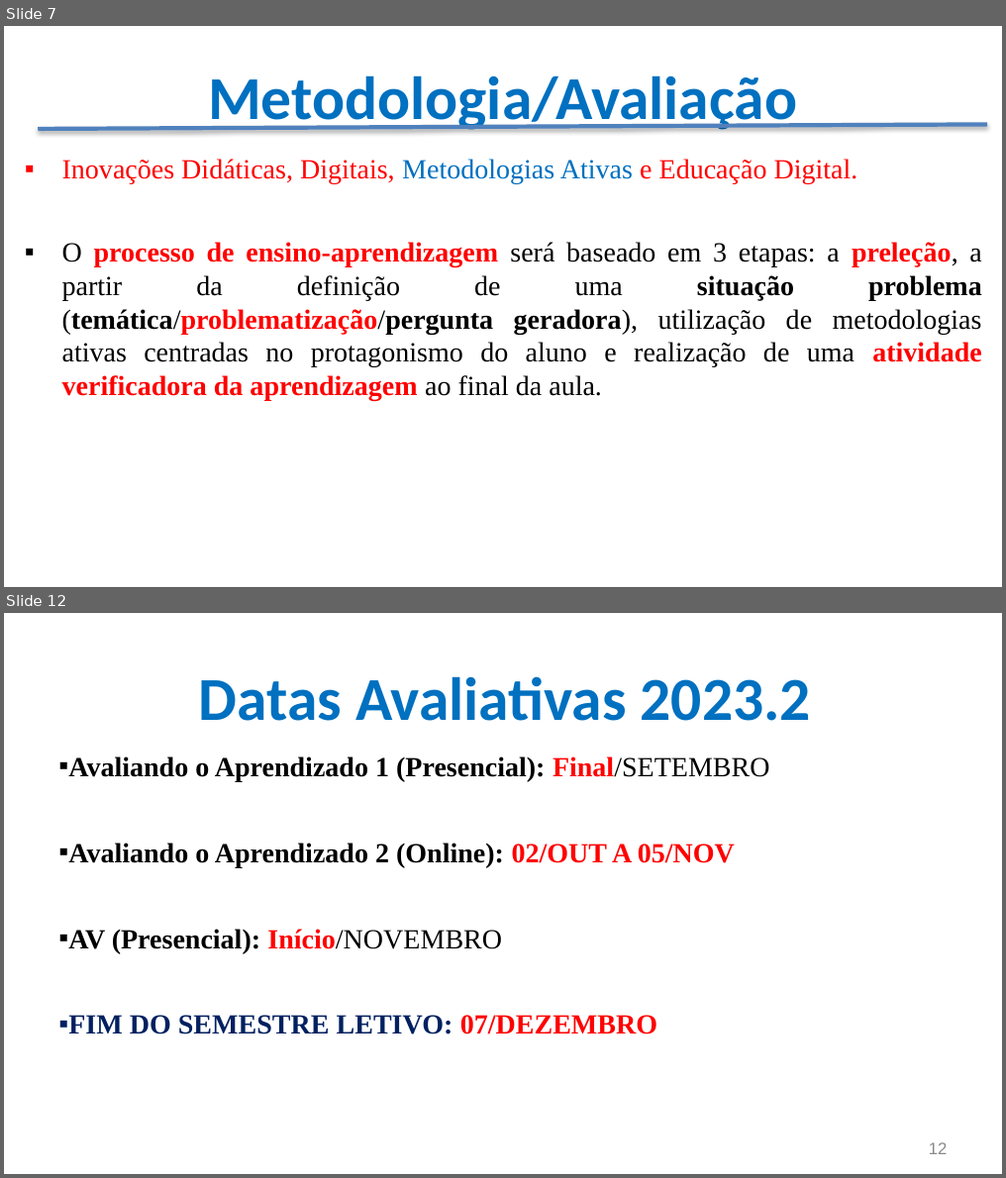
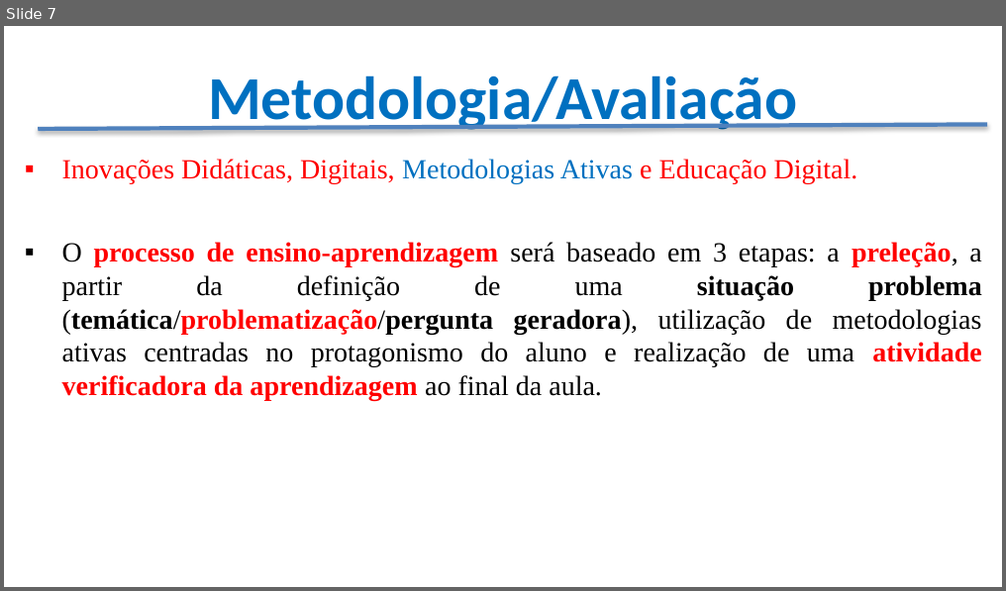
Before and after one commit to CloudEducationBrazil/WydenDesenvolvimentoWebPHP, a slide deck: 00 Lesson Plan/Apresentação - Programação Desenvolvimento Web PHP.pptx. Shown one above the other, each under a label of ours: slides 7 and 12 before the commit, slide 7 after it; the slides between them are not shown. The pictures are 1006x1178 and 1006x591 pixels, drawn with LibreOffice and Linux fonts; fonts in the diff are those of the drawing; background and template pictures are left out. Boxes give left, top, right and bottom in pixels: in the first picture for what was removed or moved away, otherwise in the second. Text is boxed around its words. In the diff, an @@ line names an element or a change of style, - is before the commit and + after.

```diff
--- a/00 Lesson Plan/Apresentação - Programação Desenvolvimento Web PHP.pptx
+++ b/00 Lesson Plan/Apresentação - Programação Desenvolvimento Web PHP.pptx
@@ slide 12 removed at <box>4,613,1002,1174</box>, background picture (left out) @@
@@ title removed at <box>199,676,811,721</box> @@
-Datas Avaliativas 2023.2
@@ text removed at <box>68,757,770,1035</box> @@
-▪ Avaliando o Aprendizado 1 (Presencial): Final/SETEMBRO
-▪ Avaliando o Aprendizado 2 (Online): 02/OUT A 05/NOV
-▪ AV (Presencial): Início/NOVEMBRO
-▪ FIM DO SEMESTRE LETIVO: 07/DEZEMBRO
@@ page number removed at <box>929,1143,947,1155</box> @@
-12
```
Also in this commit, not shown: 4 slides changed, 2 other slides removed, 4 other files.
